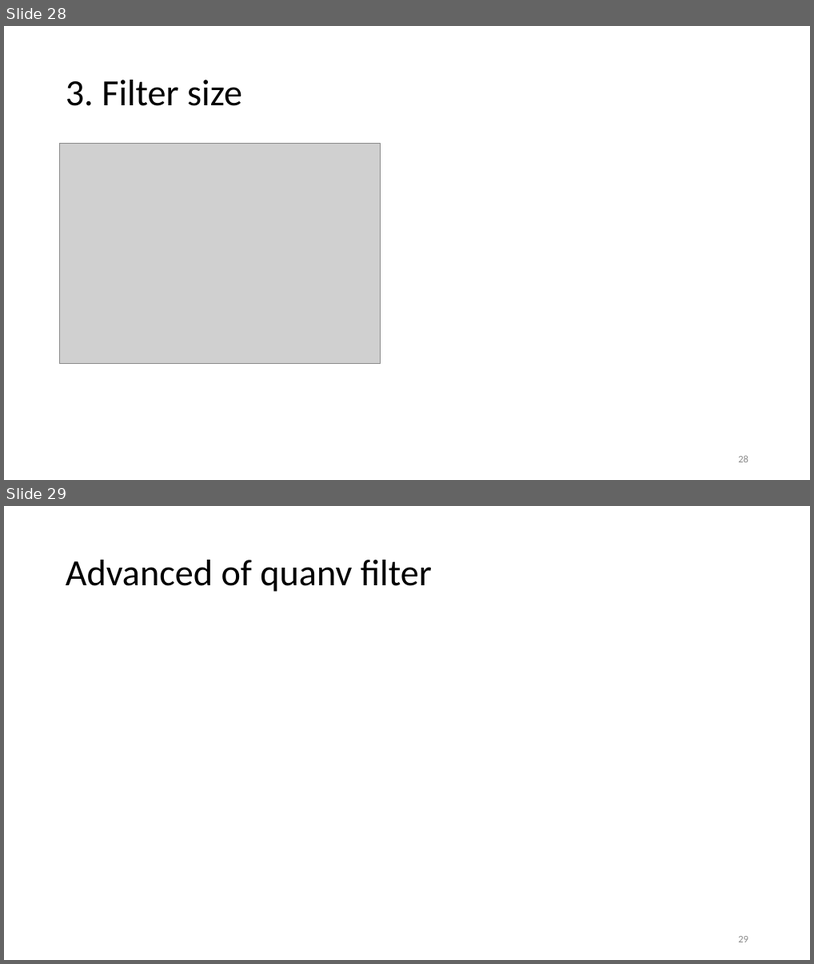
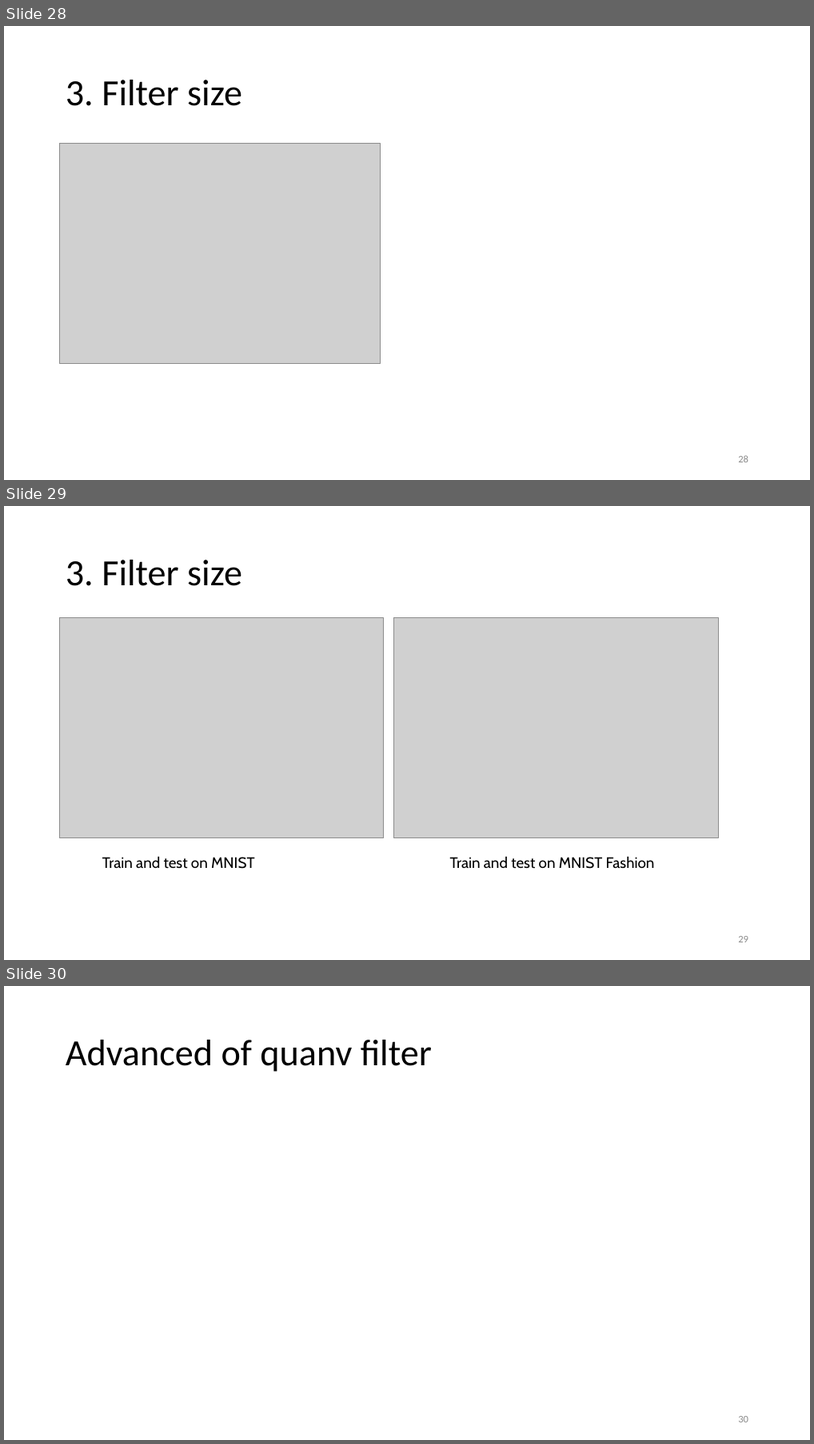
Before and after one commit to vutuanhai237/DynamicQNN, a slide deck: thesis/Quanvolutional neural network.pptx. Shown one above the other, each under a label of ours: slides 28 and 29 before the commit, slides 28, 29 and 30 after it. The pictures are 814x964 and 814x1444 pixels, drawn with LibreOffice and Linux fonts; fonts in the diff are those of the drawing; grey boxes stand for pictures. Boxes give left, top, right and bottom in pixels: in the first picture for what was removed or moved away, otherwise in the second. Text is boxed around its words. In the diff, an @@ line names an element or a change of style, - is before the commit and + after.

```diff
--- a/thesis/Quanvolutional neural network.pptx
+++ b/thesis/Quanvolutional neural network.pptx
@@ slide 29 added at box(4, 506, 810, 960), background #FFFFFF @@
@@ title added at box(66, 560, 242, 586), 44 pt, text #000000 @@
+3. Filter size
@@ picture added at box(60, 618, 384, 838) @@
@@ picture added at box(394, 618, 718, 838) @@
@@ text added at box(102, 856, 254, 868), 18 pt, text #000000 @@
+Train and test on MNIST
@@ text added at box(450, 856, 655, 868), 18 pt, text #000000 @@
+Train and test on MNIST Fashion
@@ page number added at box(738, 936, 749, 942), 12 pt, text #8C8C8C @@
+29
@@ what was slide 29 is now slide 30 @@
@@ page number at box(738, 1416, 749, 1422): text changed @@
-29
+30
```
Also in this commit, not shown: 1 slide changed, 2 other slides added, 30 other files.
